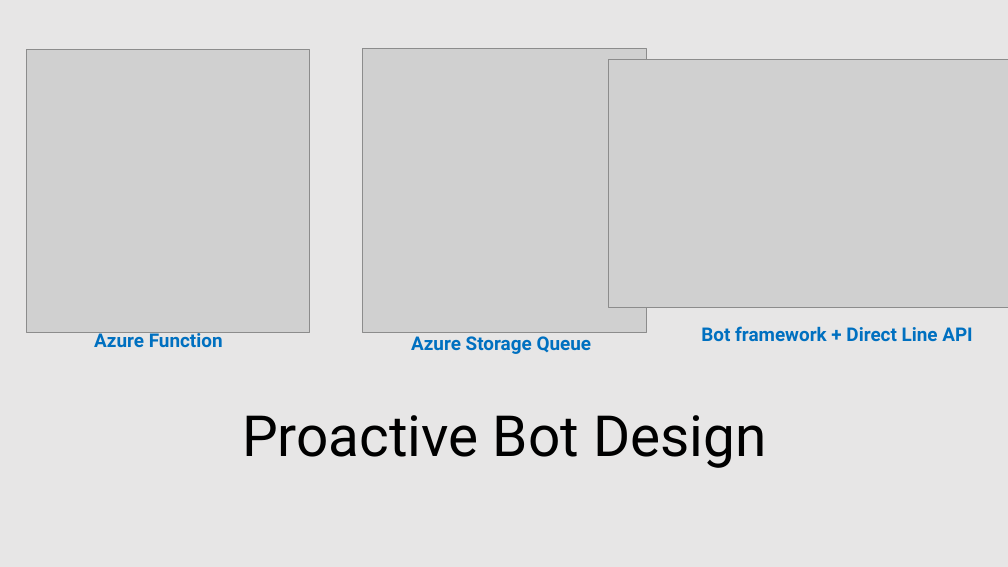
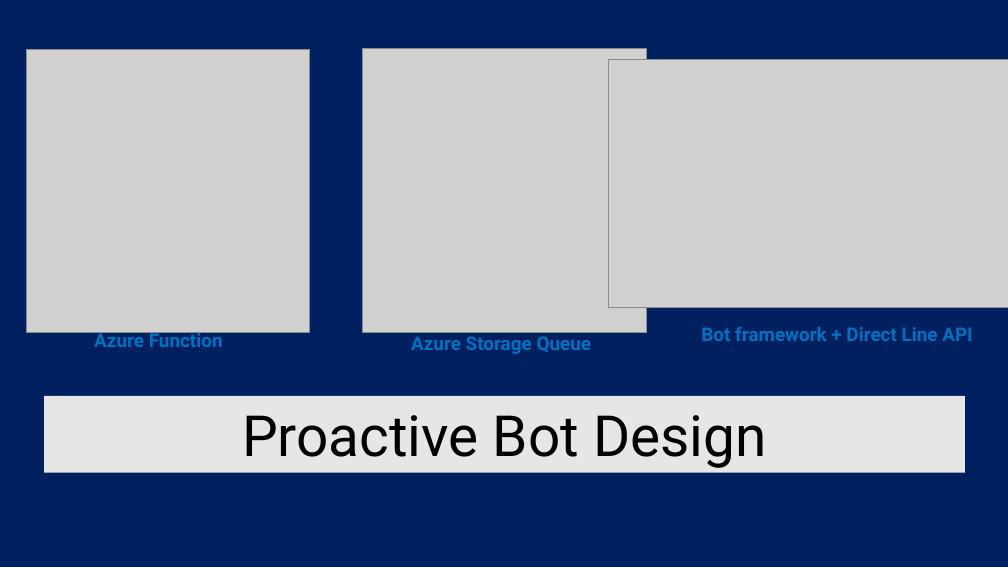
Before and after one commit to sriksmachi/mycode, a slide deck: slide 4 of SimpleProactiveBot/ProactiveBot.pptx (slide 3 before the commit). Drawn at 1008x567 pixels with LibreOffice and Linux fonts; fonts in the diff are those of the drawing; grey boxes stand for pictures. Boxes give left, top, right and bottom in pixels: in the first picture for what was removed or moved away, otherwise in the second. Text is boxed around its words. In the diff, an @@ line names an element or a change of style, - is before the commit and + after.

```diff
--- a/SimpleProactiveBot/ProactiveBot.pptx
+++ b/SimpleProactiveBot/ProactiveBot.pptx
@@ background #E7E6E6 to #002060 @@
@@ title "Proactive Bot Design": place and size @@
-title "Proactive Bot Design" at bbox=[242, 415, 766, 468]
+title "Proactive Bot Design" at bbox=[44, 396, 965, 473]
```
Also in this commit, not shown: 4 other slides changed, 4 slides added, 9 other files.
